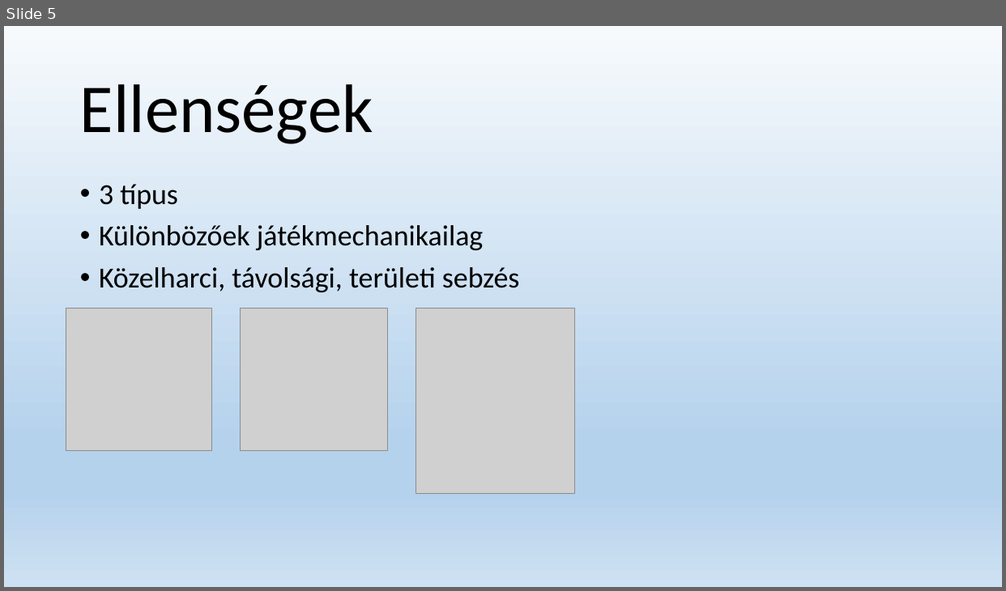
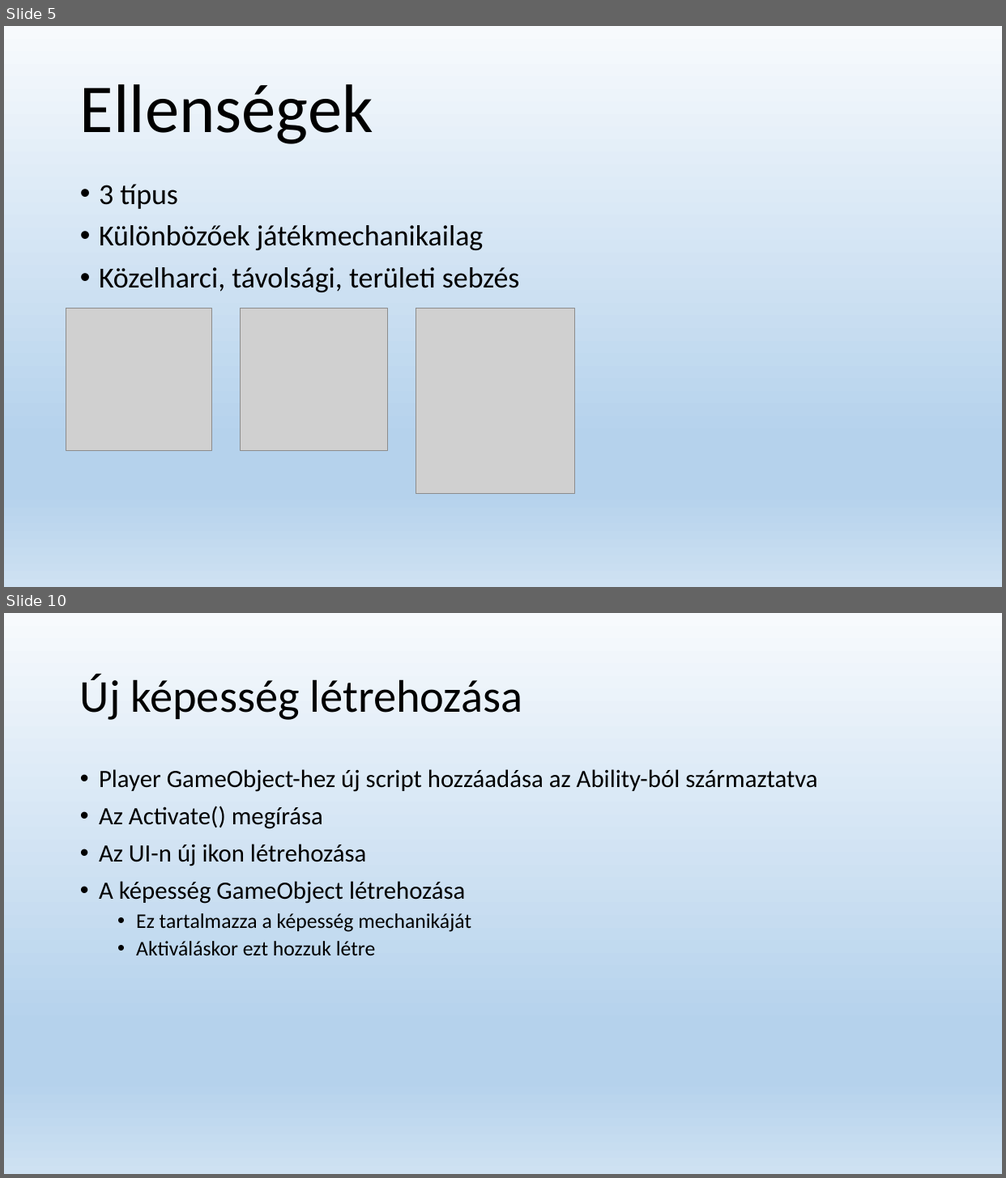
Before and after one commit to onezer/onallo_labor, a slide deck: Előadás.pptx. Shown one above the other, each under a label of ours: slide 5 before the commit, slides 5 and 10 after it; the slides between them are not shown. The pictures are 1006x591 and 1006x1178 pixels, drawn with LibreOffice and Linux fonts; fonts in the diff are those of the drawing; grey boxes stand for pictures. Boxes give left, top, right and bottom in pixels: in the first picture for what was removed or moved away, otherwise in the second. Text is boxed around its words. In the diff, an @@ line names an element or a change of style, - is before the commit and + after.

```diff
--- a/Előadás.pptx
+++ b/Előadás.pptx
@@ slide 10 added at (4,613,1002,1174), background gradient #F7FAFD to #B5D2EC to #CEE1F2 @@
@@ title added at (80,674,523,720), 44 pt, text #000000 @@
+Új képesség létrehozása
@@ text added at (99,769,817,956), 24 pt, text #000000 @@
+• Player GameObject-hez új script hozzáadása az Ability-ból származtatva
+• Az Activate() megírása
+• Az UI-n új ikon létrehozása
+• A képesség GameObject létrehozása
+  • Ez tartalmazza a képesség mechanikáját
+  • Aktiváláskor ezt hozzuk létre
```
Also in this commit, not shown: 2 slides changed, 5 other slides added, 1 slide removed.
